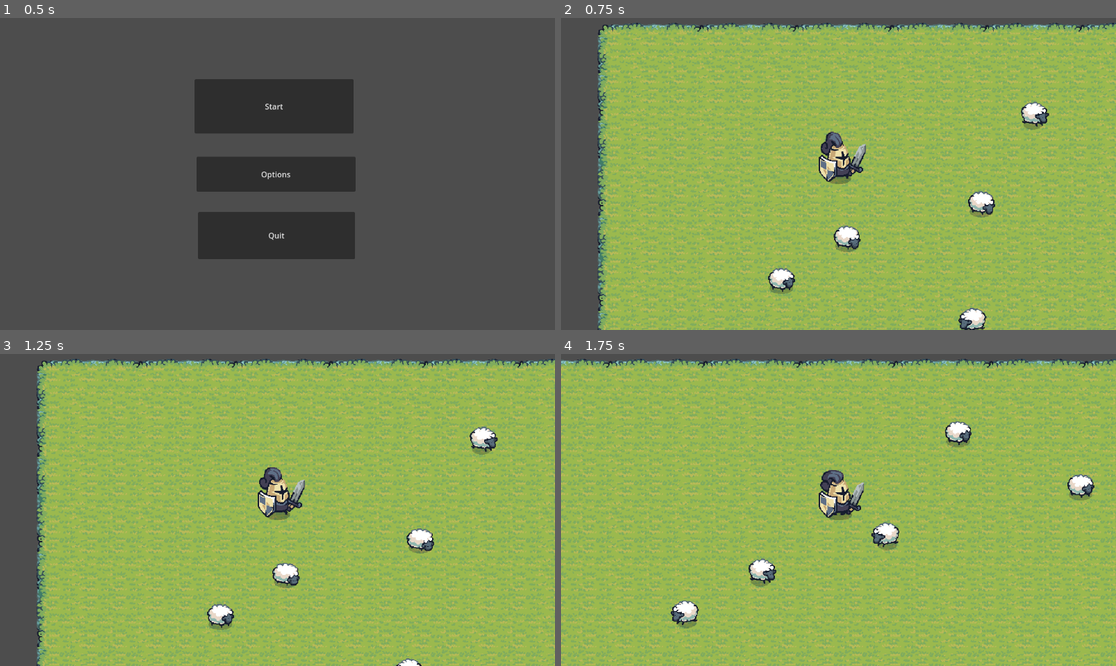
Above: before the commit, frames 1-4 (two rows, left to right).
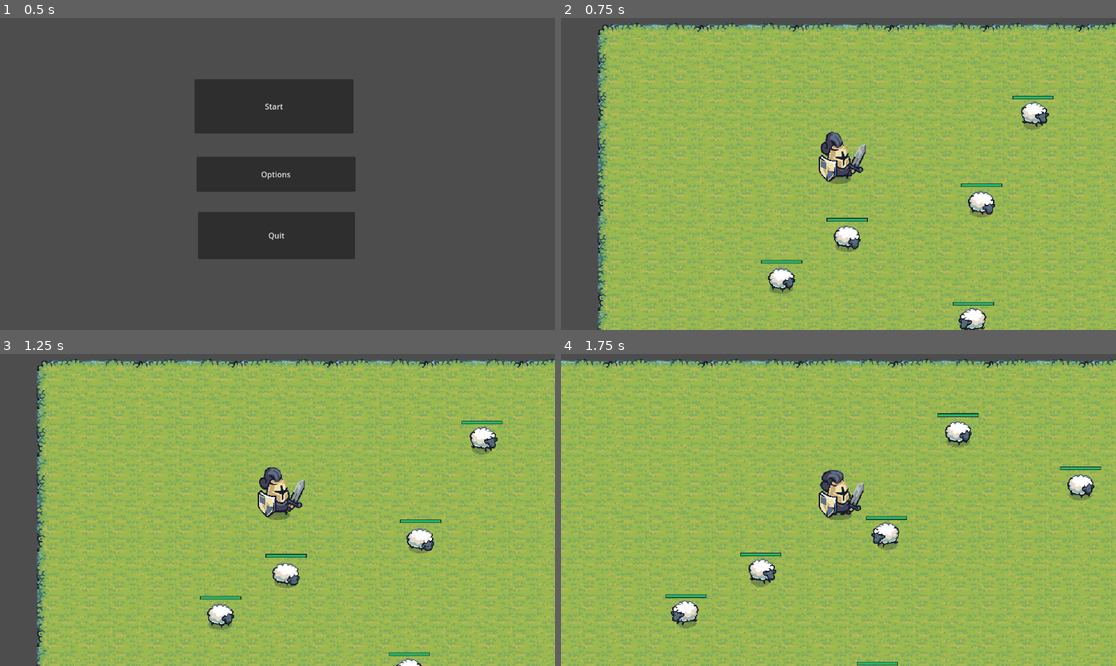
Above: after the commit, the same moments.

Repository: naufal453/project-a
Game: Godot game, scene res://Scene/mainmenu.tscn
Same seed, same stepped clock (60 frames per second), same inputs: the game is played once before the commit and once after it. Sound files missing from this copy of the repository are replaced by a short silence.
Inputs (mouse positions are in pixels of both pictures, inside the frame that each line leads up to):
- Up to frame 1 (0.5 s): no input
- Up to frame 2 (0.75 s): click "Start" at 0.5 s
- Up to frame 3 (1.25 s): no input
- Up to frame 4 (1.75 s): move the mouse to (960, 494) at 1.27 s; hold D (right) from 1.28 s (still down); click (960, 494) at 1.35 s

Frame 1 is identical in both runs. In frame 2, 0.5% of the frame differs, in the area x 36-89%, y 24-93%; in frame 3, 0.5%; in frame 4, 0.6%, in the area x 18-98%, y 18-100%.

Commit message:
add attack, combo sfx, and healthbar

Diff:
--- /dev/null
+++ b/Scene/healthbar.gd
@@ -0,0 +1,30 @@
+extends ProgressBar
+
+@onready var timer = $Timer
+@onready var damage_bar =$Damagebar
+
+var health = 0 : set = _set_health
+
+func _set_health(new_health):
+	health = min(max_value,new_health)
+	value = health
+	var prev_health = health
+	if health <= 0:
+		queue_free()
+	if health < prev_health:
+		timer.start()
+	else:
+		damage_bar.value = health
+
+func init_health(_health):
+	health = _health
+	value = health
+	damage_bar.value = health
+	max_value = health
+	damage_bar.max_value = health
+
+
+
+
+func _on_timer_timeout() -> void:
+	damage_bar.value = health
--- /dev/null
+++ b/Scene/healthbar.tscn
@@ -0,0 +1,51 @@
+[gd_scene load_steps=7 format=3 uid="uid://7l5ynvefych6"]
+
+[ext_resource type="Script" uid="uid://c3tcpmrt0qglo" path="res://Scene/healthbar.gd" id="1_0onbx"]
+
+[sub_resource type="StyleBoxEmpty" id="StyleBoxEmpty_vgag6"]
+
+[sub_resource type="StyleBoxFlat" id="StyleBoxFlat_0onbx"]
+bg_color = Color(0.128634, 0.71124, 0.409102, 1)
+
+[sub_resource type="StyleBoxFlat" id="StyleBoxFlat_03f5y"]
+bg_color = Color(0.127371, 0.127371, 0.127371, 1)
+expand_margin_left = 1.0
+expand_margin_top = 1.0
+expand_margin_right = 1.0
+expand_margin_bottom = 1.0
+
+[sub_resource type="StyleBoxFlat" id="StyleBoxFlat_pmxo6"]
+bg_color = Color(1, 1, 1, 1)
+
+[sub_resource type="GDScript" id="GDScript_03f5y"]
+script/source = "extends Timer
+"
+
+[node name="Healthbar" type="ProgressBar"]
+z_index = 1
+offset_right = 205.0
+offset_bottom = 27.0
+theme_override_styles/background = SubResource("StyleBoxEmpty_vgag6")
+theme_override_styles/fill = SubResource("StyleBoxFlat_0onbx")
+value = 60.0
+show_percentage = false
+script = ExtResource("1_0onbx")
+
+[node name="Damagebar" type="ProgressBar" parent="."]
+z_index = -1
+layout_mode = 1
+anchors_preset = 15
+anchor_right = 1.0
+anchor_bottom = 1.0
+grow_horizontal = 2
+grow_vertical = 2
+theme_override_styles/background = SubResource("StyleBoxFlat_03f5y")
+theme_override_styles/fill = SubResource("StyleBoxFlat_pmxo6")
+value = 80.0
+show_percentage = false
+
+[node name="Timer" type="Timer" parent="."]
+wait_time = 0.4
+script = SubResource("GDScript_03f5y")
+
+[connection signal="timeout" from="Timer" to="." method="_on_timer_timeout"]
--- a/Scene/player.gd
+++ b/Scene/player.gd
@@ -10,7 +10,8 @@
 var attack_cooldown_timer := 0.0
 var attack_duration := 0.3
 var attack_duration_timer := 0.0
-
+@onready var attack_sound = $AttackSFX
+@onready var combo_sound = $ComboSFX
 var combo_ready := false
 var is_combo_attacking := false
 
@@ -75,6 +76,7 @@
 	attack_cooldown_timer = attack_cooldown
 	velocity = _get_attack_velocity(input_vector)
 	print("attack dash enabled")
+	attack_sound.play()
 
 func _start_combo(input_vector: Vector2) -> void:
 	is_combo_attacking = true
@@ -83,6 +85,7 @@
 	attack_cooldown_timer = attack_cooldown
 	velocity = _get_combo_velocity(input_vector)
 	print("combo dash enabled")
+	combo_sound.play()
 
 func _get_attack_velocity(input_vector: Vector2) -> Vector2:
 	if input_vector == Vector2.ZERO:
--- a/Scene/player.tscn
+++ b/Scene/player.tscn
@@ -6,6 +6,7 @@
 [ext_resource type="Texture2D" uid="uid://lwriudnj1euq" path="res://Tiny Swords (Free Pack)/Units/Black Units/Warrior/Warrior_Run.png" id="2_y8w33"]
 [ext_resource type="Texture2D" uid="uid://clqg57vk5pvv1" path="res://Tiny Swords (Free Pack)/Units/Black Units/Warrior/Warrior_Attack2.png" id="3_ivevv"]
 [ext_resource type="Texture2D" uid="uid://dgx7u3d0eiosp" path="res://Tiny Swords (Free Pack)/Units/Black Units/Warrior/Warrior_Guard.png" id="4_r6jsd"]
+[ext_resource type="AudioStream" uid="uid://caby373e3baav" path="res://audio/sfx/sword-sound-260274.mp3" id="7_p6qlh"]
 
 [sub_resource type="AtlasTexture" id="AtlasTexture_eqmt2"]
 atlas = ExtResource("2_58ae2")
@@ -296,6 +297,13 @@
 
 [node name="attack_cooldown_timer" type="Timer" parent="."]
 
+[node name="AttackSFX" type="AudioStreamPlayer" parent="."]
+stream = ExtResource("7_p6qlh")
+
+[node name="ComboSFX" type="AudioStreamPlayer" parent="."]
+stream = ExtResource("7_p6qlh")
+pitch_scale = 0.71
+
 [connection signal="body_entered" from="hitbox" to="." method="_on_hitbox_body_entered"]
 [connection signal="body_exited" from="hitbox" to="." method="_on_hitbox_body_exited"]
 [connection signal="body_entered" from="Attack" to="." method="_on_attack_body_entered"]
--- a/Scene/sheep.gd
+++ b/Scene/sheep.gd
@@ -7,6 +7,12 @@
 var change_direction_time := 1.0
 var direction_timer := 0.0
 var is_eating := false
+var sheep_exist = true
+@onready var health_bar = $Healthbar
+
+func _ready() -> void:
+	health_bar.init_health(health)
+
 
 func _physics_process(delta: float) -> void:
 	direction_timer -= delta
@@ -51,3 +57,7 @@
 	print("Random Entity health:", health)
 	if health <= 0:
 		queue_free()
+		sheep_exist = false
+	else:
+		sheep_exist=true
+	health_bar.health = health
--- a/Scene/sheep.tscn
+++ b/Scene/sheep.tscn
@@ -1,9 +1,10 @@
-[gd_scene load_steps=30 format=3 uid="uid://cdlg2438emy4e"]
+[gd_scene load_steps=31 format=3 uid="uid://cdlg2438emy4e"]
 
 [ext_resource type="Texture2D" uid="uid://dvcptw12b17l3" path="res://Tiny Swords (Free Pack)/Decorations/Sheep/Sheep_Grass.png" id="1_3yaju"]
 [ext_resource type="Script" uid="uid://bujlyfut7iluc" path="res://Scene/sheep.gd" id="1_lwc7u"]
 [ext_resource type="Texture2D" uid="uid://dsudftpnrsa82" path="res://Tiny Swords (Free Pack)/Decorations/Sheep/Sheep_Idle.png" id="2_lwc7u"]
 [ext_resource type="Texture2D" uid="uid://boxbwayjh8r0o" path="res://Tiny Swords (Free Pack)/Decorations/Sheep/Sheep_Move.png" id="3_q7b17"]
+[ext_resource type="PackedScene" uid="uid://7l5ynvefych6" path="res://Scene/healthbar.tscn" id="5_q7b17"]
 
 [sub_resource type="AtlasTexture" id="AtlasTexture_n6qjc"]
 atlas = ExtResource("1_3yaju")
@@ -203,3 +204,9 @@
 shape = SubResource("CircleShape2D_f2vxg")
 
 [node name="walk_timer" type="Timer" parent="."]
+
+[node name="Healthbar" parent="." instance=ExtResource("5_q7b17")]
+offset_left = -34.0
+offset_top = -36.0
+offset_right = 33.0
+offset_bottom = -32.0
Not shown, added: Scene/healthbar.gd.uid
Not shown: 1 places in Scene/player.tscn that only renumber resources
Not shown, added: audio/sfx/sword-sound-260274.mp3.import
Binary file added: trying/Project A.apple-touch-icon.png
Not shown, added: trying/Project A.apple-touch-icon.png.import
Binary file added: trying/Project A.icon.png
Not shown, added: trying/Project A.icon.png.import
Binary file added: trying/Project A.png
Not shown, added: trying/Project A.png.import
Not shown, added: audio/sfx/sword-sound-260274.mp3
Not shown, added: trying/Project A.audio.position.worklet.js
Not shown, added: trying/Project A.audio.worklet.js
(and 4 more such lines)
